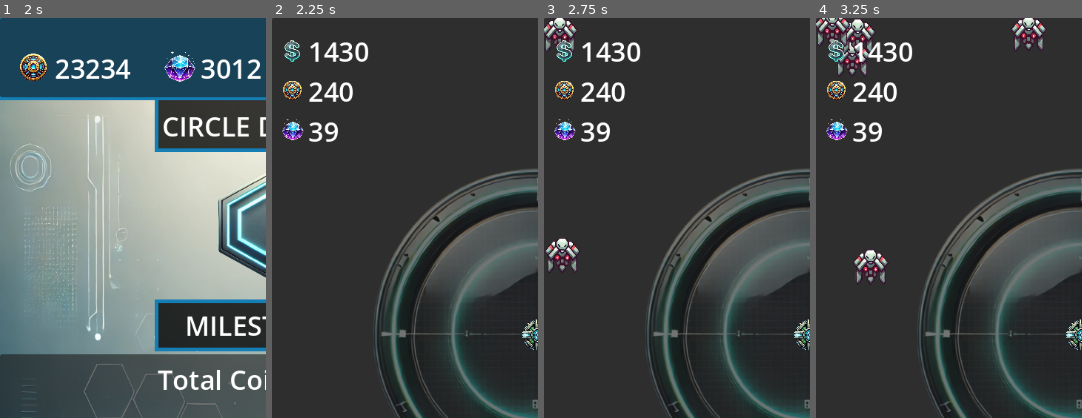
Above: before the commit, frames 1-4 (left to right).
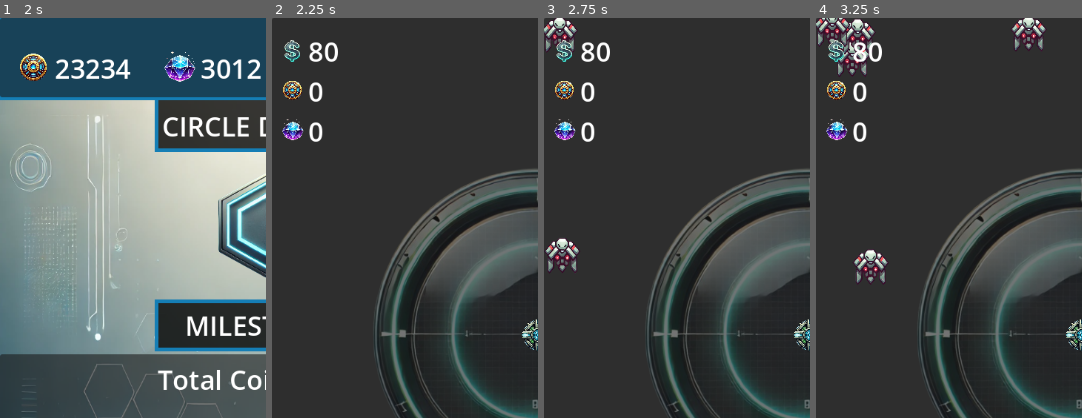
Above: after the commit, the same moments.

Repository: ascyrax/circle-defence
Game: Godot game, scene res://main.tscn
The game is run twice, just before and just after one commit, with the same random seed, the same clock (stepped at 60 frames per second) and the same inputs.
Inputs (mouse positions are % of the whole screen's width and height, from its top left):
- Up to frame 1 (2 s): click (16, 65) at 0.5 s; click (83, 65) at 1.25 s
- Up to frame 2 (2.25 s): click "BATTLE" at 2 s
- Up to frame 3 (2.75 s): no input
- Up to frame 4 (3.25 s): no input
The pictures show only the part of the screen within x 0-50%, y 0-50%; the shares and areas given below are measured in that part.

Frame 1 is identical in both runs. In frame 2, 1.4% of the frame differs, in the area x 13-37%, y 6-31%; in frame 3, 1.4%; in frame 4, 1.4%.

Commit message:
resource value updates optimally wrt GlobalData (global_data.gd)

Diff:
--- a/enemy.gd
+++ b/enemy.gd
@@ -6,6 +6,8 @@
 var health: float = 1.0
 var shooterSpriteSize = Vector2(0.0,0.0)
 var enemySpriteSize = Vector2(0.0,0.0)
+var dollarValue = 1.0 # dollars gained when this enemy dies
+var coinValue = 0.0
 
 func set_direction(newDirection: Vector2, newShooterPosition: Vector2):
 	direction = newDirection
@@ -41,3 +43,8 @@
 	if(bullet.get_parent().is_in_group("bullets")):
 		if(health <= 0.0):
 			queue_free()
+			updateDollarValue()
+			#updateCoinValue()
+
+func updateDollarValue():
+	GlobalData.update_dollar_value(dollarValue)
--- a/gamePlay.gd
+++ b/gamePlay.gd
@@ -13,6 +13,11 @@
 	call_deferred("_set_shooter_range_scale")
 	call_deferred("spawn_enemies")
 	call_deferred("_render_upgrade_window")
+	call_deferred("_update_resources")
+	# connect to the global_data.gd (GlobalData) script for global values
+	GlobalData.dollar_value_updated.connect(_update_dollar_value)
+	GlobalData.coin_value_updated.connect(_update_coin_value)
+	GlobalData.gem_value_updated.connect(_update_gem_value)
 
 func _process(delta: float) -> void:
 	pass
@@ -88,5 +93,20 @@
 	print(upgradesContainer)
 	upgradesContainer.add_child(attackUpgradeInstance)
 	attackUpgradeInstance.set_anchors_preset(Control.PRESET_VCENTER_WIDE)
-	#attackUpgradeInstance.anchor_top = 0
-	#attackUpgradeInstance.anchor_bottom = 1
+
+func _update_resources():
+	_update_dollar_value(str(GlobalData.get_dollar_value()))
+	_update_coin_value(str(GlobalData.get_coin_value()))
+	_update_gem_value(str(GlobalData.get_gem_value()))
+
+func _update_dollar_value(value):
+	var dollarValue = $"Panel/VBoxContainer/MarginContainer/HBoxContainer/VBoxContainer/Dollar/DollarValue" as Label
+	dollarValue.text = str(value)
+
+func _update_coin_value(value):
+	var coinValue = $"Panel/VBoxContainer/MarginContainer/HBoxContainer/VBoxContainer/Coin/CoinValue" as Label
+	coinValue.text = str(value)
+
+func _update_gem_value(value):
+	var gemValue = $"Panel/VBoxContainer/MarginContainer/HBoxContainer/VBoxContainer/Gem/GemValue" as Label
+	gemValue.text = str(value)
--- a/gamePlay.tscn
+++ b/gamePlay.tscn
@@ -55,12 +55,12 @@
 layout_mode = 2
 size_flags_horizontal = 3
 
-[node name="GamePlayCoin" type="HBoxContainer" parent="Panel/VBoxContainer/MarginContainer/HBoxContainer/VBoxContainer"]
+[node name="Dollar" type="HBoxContainer" parent="Panel/VBoxContainer/MarginContainer/HBoxContainer/VBoxContainer"]
 layout_mode = 2
 size_flags_horizontal = 0
 size_flags_vertical = 3
 
-[node name="GamePlayCoinIcon" type="TextureRect" parent="Panel/VBoxContainer/MarginContainer/HBoxContainer/VBoxContainer/GamePlayCoin"]
+[node name="DollarIcon" type="TextureRect" parent="Panel/VBoxContainer/MarginContainer/HBoxContainer/VBoxContainer/Dollar"]
 custom_minimum_size = Vector2(35, 35)
 layout_mode = 2
 size_flags_horizontal = 2
@@ -68,7 +68,7 @@
 texture = ExtResource("2_6lctv")
 expand_mode = 1
 
-[node name="GamePlayCoinValue" type="Label" parent="Panel/VBoxContainer/MarginContainer/HBoxContainer/VBoxContainer/GamePlayCoin"]
+[node name="DollarValue" type="Label" parent="Panel/VBoxContainer/MarginContainer/HBoxContainer/VBoxContainer/Dollar"]
 layout_mode = 2
 size_flags_horizontal = 2
 theme_override_font_sizes/font_size = 36
--- /dev/null
+++ b/global_data.gd
@@ -0,0 +1,31 @@
+extends Node
+
+const _INITIAL_DOLLAR_VALUE  = 80.0 # during wave 1 start
+var _dollarValue = _INITIAL_DOLLAR_VALUE
+var _coinValue = 0.0
+var _gemValue = 0.0
+
+signal dollar_value_updated
+signal coin_value_updated
+signal gem_value_updated
+
+func update_dollar_value(value: float):
+	_dollarValue += value
+	dollar_value_updated.emit(_dollarValue) #Emit the signal
+
+func update_coin_value(value: float):
+	_coinValue += value
+	coin_value_updated.emit(_coinValue) #Emit the signal
+
+func update_gem_value(value: float):
+	_gemValue += value
+	gem_value_updated.emit(_gemValue) #Emit the signal
+
+func get_dollar_value():
+	return _dollarValue
+
+func get_coin_value():
+	return _coinValue
+
+func get_gem_value():
+	return _gemValue
--- a/project.godot
+++ b/project.godot
@@ -15,6 +15,10 @@
 config/features=PackedStringArray("4.3", "Mobile")
 config/icon="res://icon.svg"
 
+[autoload]
+
+GlobalData="*res://global_data.gd"
+
 [display]
 
 window/size/viewport_width=720
